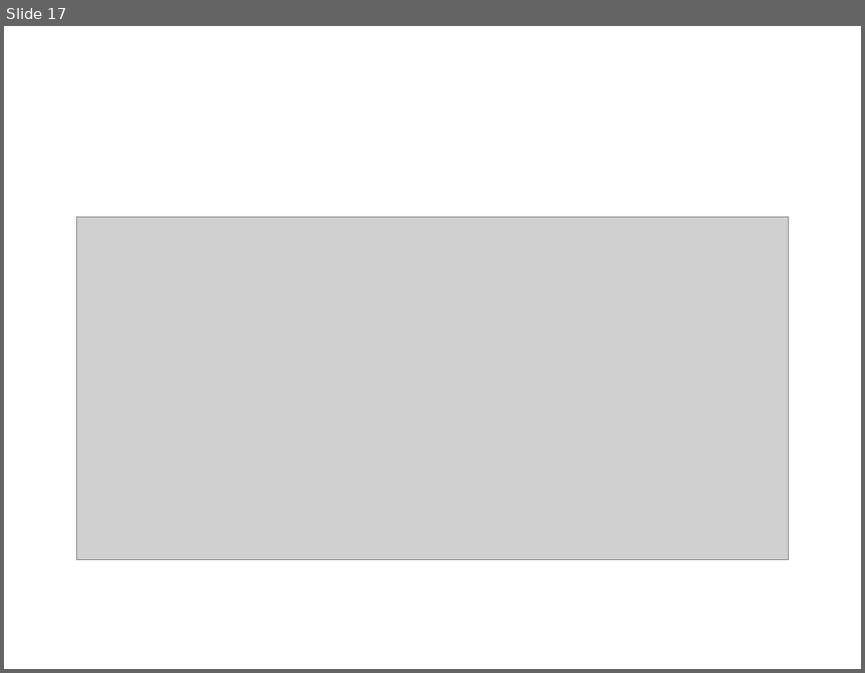
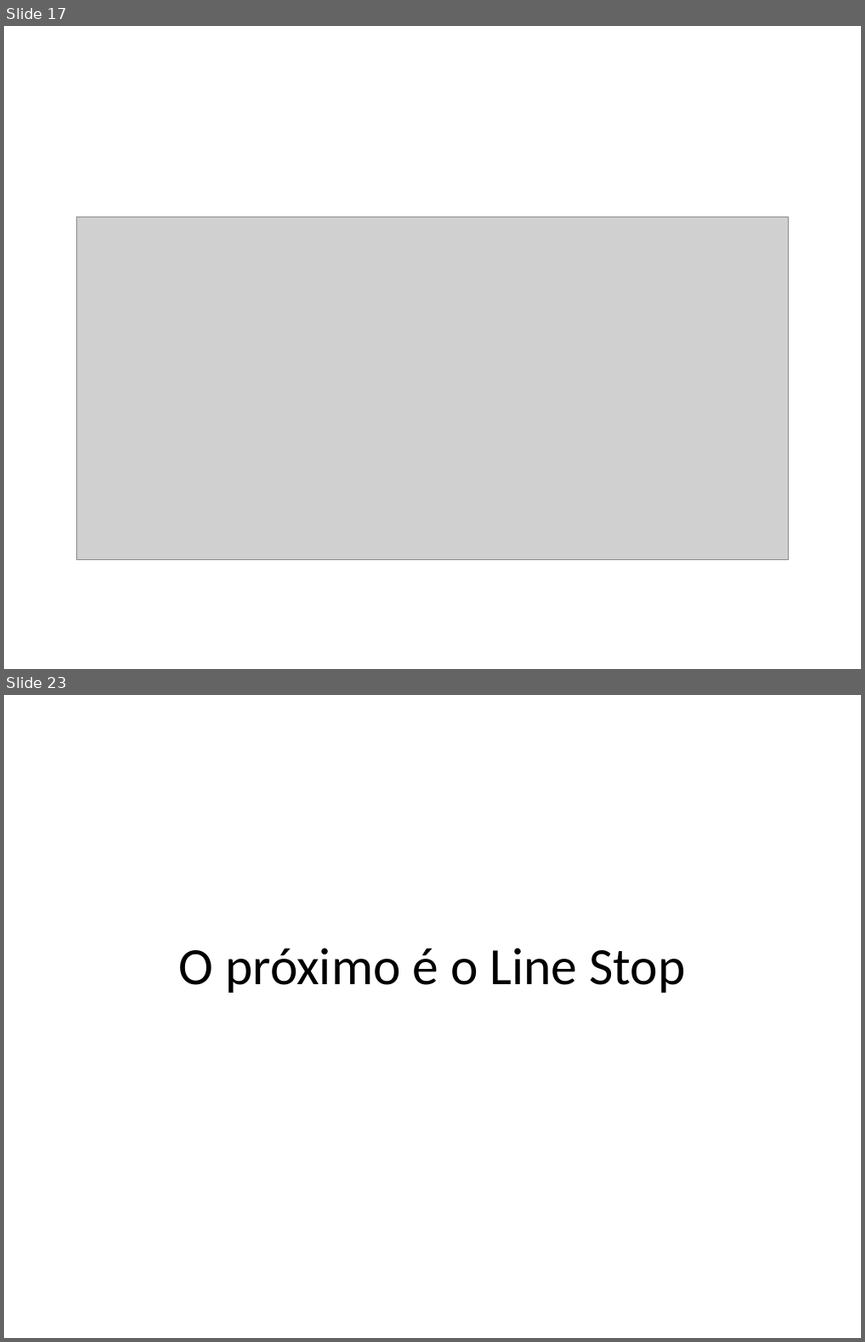
Before and after one commit to AlexTCarvalho/QHI, a slide deck: Treinamento – Escravo do QHI.pptx. Shown one above the other, each under a label of ours: slide 17 before the commit, slides 17 and 23 after it; the slides between them are not shown. The pictures are 865x673 and 865x1342 pixels, drawn with LibreOffice and Linux fonts; fonts in the diff are those of the drawing; grey boxes stand for pictures. Boxes give left, top, right and bottom in pixels: in the first picture for what was removed or moved away, otherwise in the second. Text is boxed around its words. In the diff, an @@ line names an element or a change of style, - is before the commit and + after.

```diff
--- a/Treinamento – Escravo do QHI.pptx
+++ b/Treinamento – Escravo do QHI.pptx
@@ slide 23 added at (4,695,861,1338), background #FFFFFF @@
@@ title added at (179,947,685,993), 44 pt, text #000000 @@
+O próximo é o Line Stop
```
Also in this commit, not shown: 10 slides changed, 4 other slides added.
